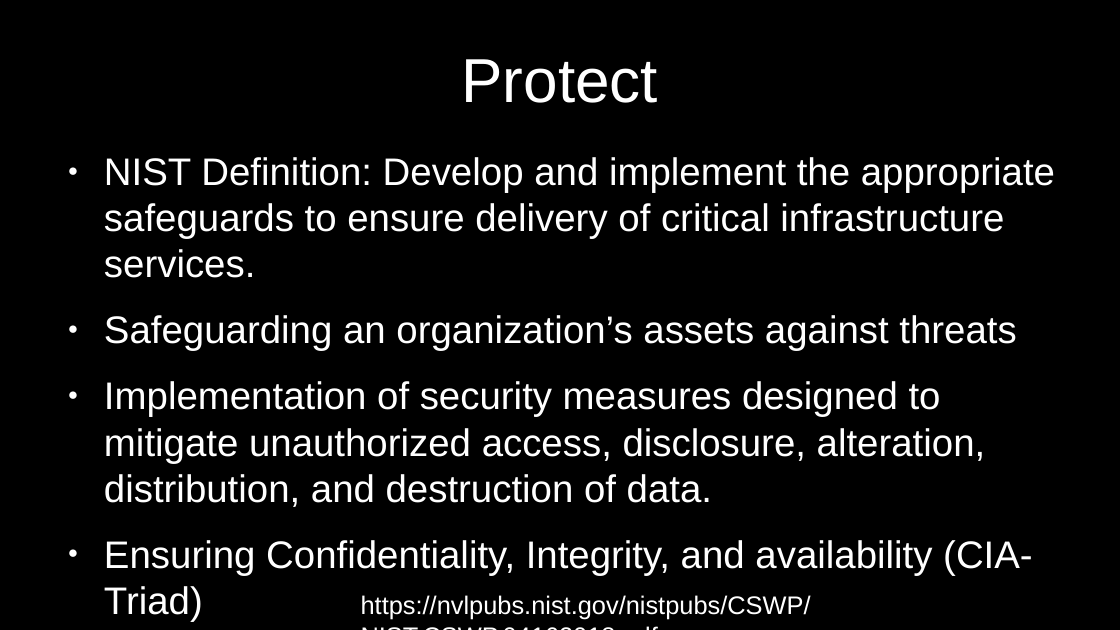
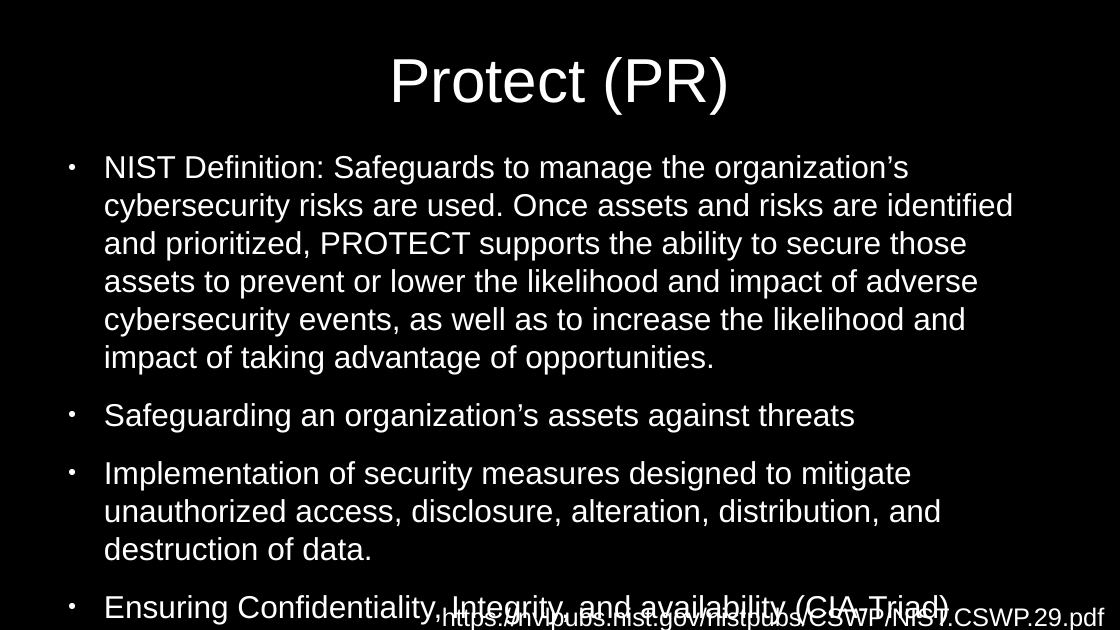
Before and after one commit to RealSeraphina/Super_Cool_Links_By_Sera, a slide deck: slide 2 of Slide-Decks/7_11_12_NIST_Protect_Detect.odp. Drawn at 1120x630 pixels with LibreOffice and Linux fonts; fonts in the diff are those of the drawing. Boxes give left, top, right and bottom in pixels: in the first picture for what was removed or moved away, otherwise in the second. Text is boxed around its words. In the diff, an @@ line names an element or a change of style, - is before the commit and + after.

Commit message:
Add files via upload
Changes made in regards to NIST CSF 2.0 release

```diff
--- a/Slide-Decks/7_11_12_NIST_Protect_Detect.odp
+++ b/Slide-Decks/7_11_12_NIST_Protect_Detect.odp
@@ title at <box>389,57,731,113</box>: text changed @@
-Protect
+Protect (PR)
@@ text at <box>104,155,1013,624</box>: paragraph added @@
+● What are some tools and actions we may implement to protect our assets?
@@ text at <box>104,155,1013,374</box>: text changed; size 27.2 to 22.4 pt @@
-● NIST Definition: Develop and implement the appropriate safeguards to ensure delivery of critical infrastructure services.
+● NIST Definition: Safeguards to manage the organization’s cybersecurity risks are used. Once assets and risks are identified and prioritized, PROTECT supports the ability to secure those assets to prevent or lower the likelihood and impact of adverse cybersecurity events, as well as to increase the likelihood and impact of taking advantage of opportunities.
@@ text at <box>104,403,950,624</box>: size 27.2 to 22.4 pt in "Safeguarding an organization’s assets against threats", "Implementation of security measures designed to mitigate ...", "Ensuring Confidentiality, Integrity, and availability (CIA-T ..." @@
@@ text at <box>442,606,1104,630</box>: text changed @@
-https://nvlpubs.nist.gov/nistpubs/CSWP/NIST.CSWP.04162018.pdf
+https://nvlpubs.nist.gov/nistpubs/CSWP/NIST.CSWP.29.pdf
```
Also in this commit, not shown: 4 other files.
